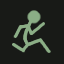
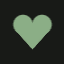
Layers edited between the first and the second w=64, h=64 image:
hid "start" over [12, 10, 51, 53]
added layer "credits" above "exit" over [12, 14, 53, 50]
